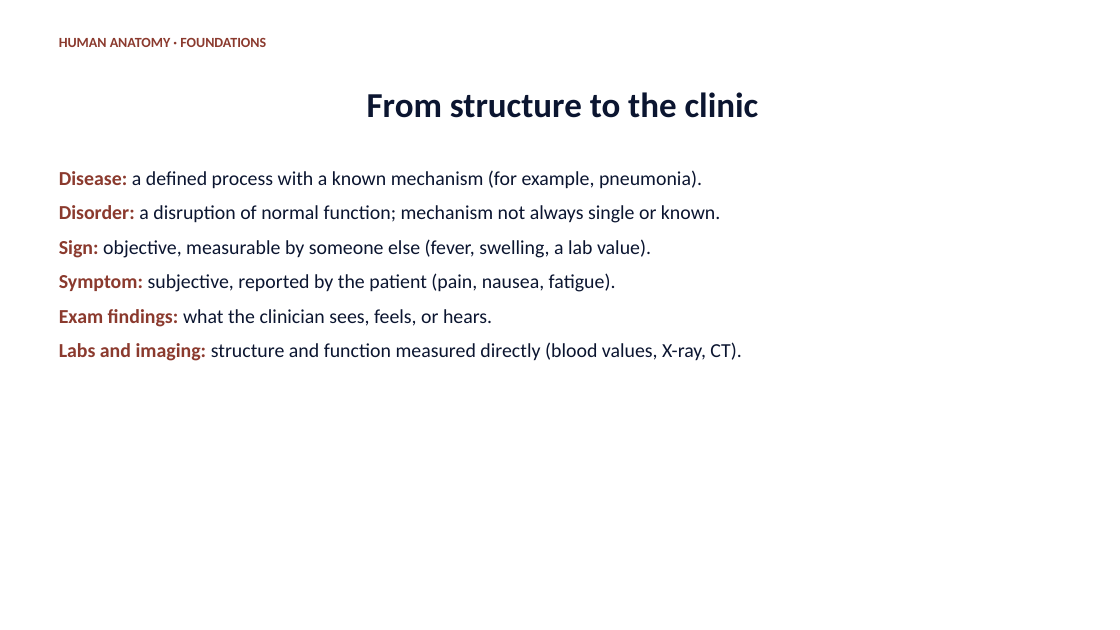
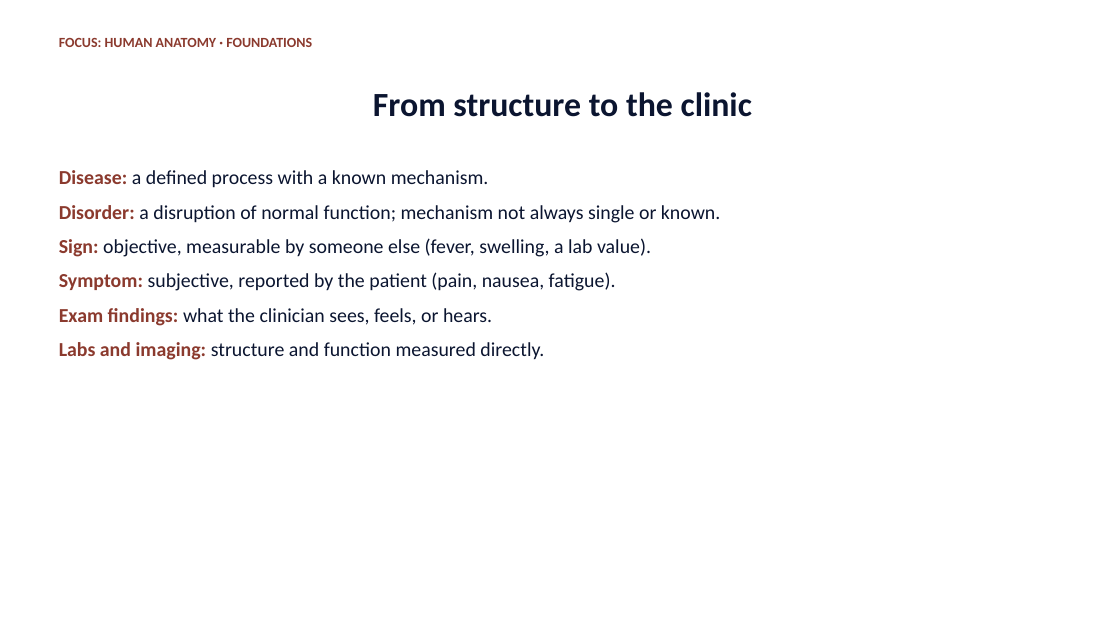
Before and after one commit to drsrennie-stack/A-P-lecture-core, a slide deck: slide 4 of Foundations-Human-Anatomy.pptx. Drawn at 1120x630 pixels with LibreOffice and Linux fonts; fonts in the diff are those of the drawing. Boxes give left, top, right and bottom in pixels: in the first picture for what was removed or moved away, otherwise in the second. Text is boxed around its words. In the diff, an @@ line names an element or a change of style, - is before the commit and + after.

```diff
--- a/Foundations-Human-Anatomy.pptx
+++ b/Foundations-Human-Anatomy.pptx
@@ text at [59, 38, 312, 47]: text changed @@
-HUMAN ANATOMY · FOUNDATIONS
+FOCUS: HUMAN ANATOMY · FOUNDATIONS
@@ title "From structure to the clinic" at [373, 92, 752, 117]: size 30 to 29 pt @@
@@ text at [59, 170, 489, 188]: text changed @@
-Disease: a defined process with a known mechanism (for example, pneumonia).
+Disease: a defined process with a known mechanism.
@@ text at [59, 342, 544, 360]: text changed @@
-Labs and imaging: structure and function measured directly (blood values, X-ray, CT).
+Labs and imaging: structure and function measured directly.
```
Also in this commit, not shown: 21 other slides changed, 1 slide added, 5 slides removed, 1 other file.
